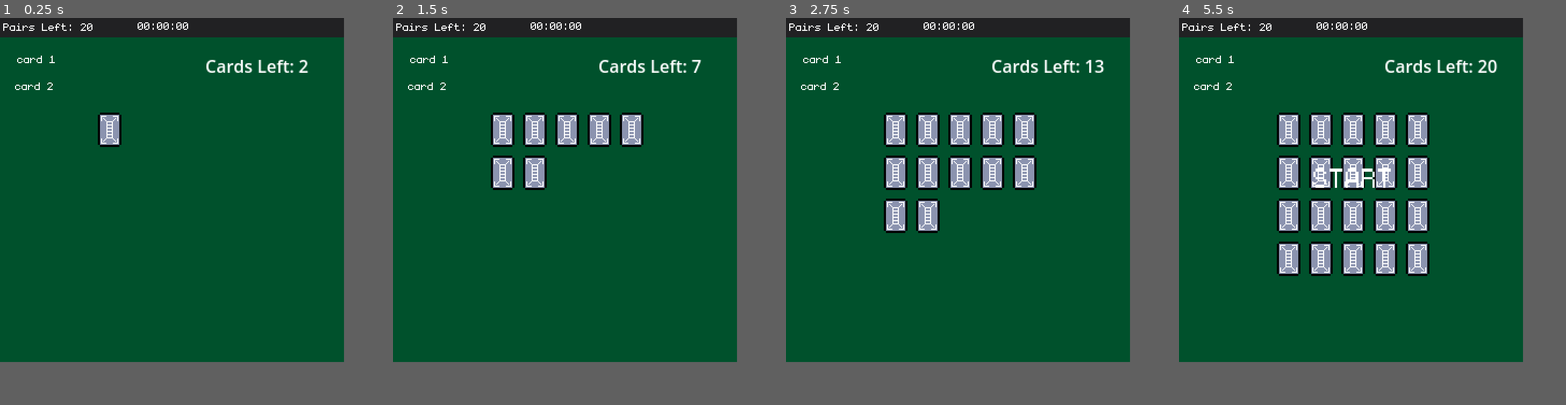
Above: before the commit, frames 1-4 (left to right).
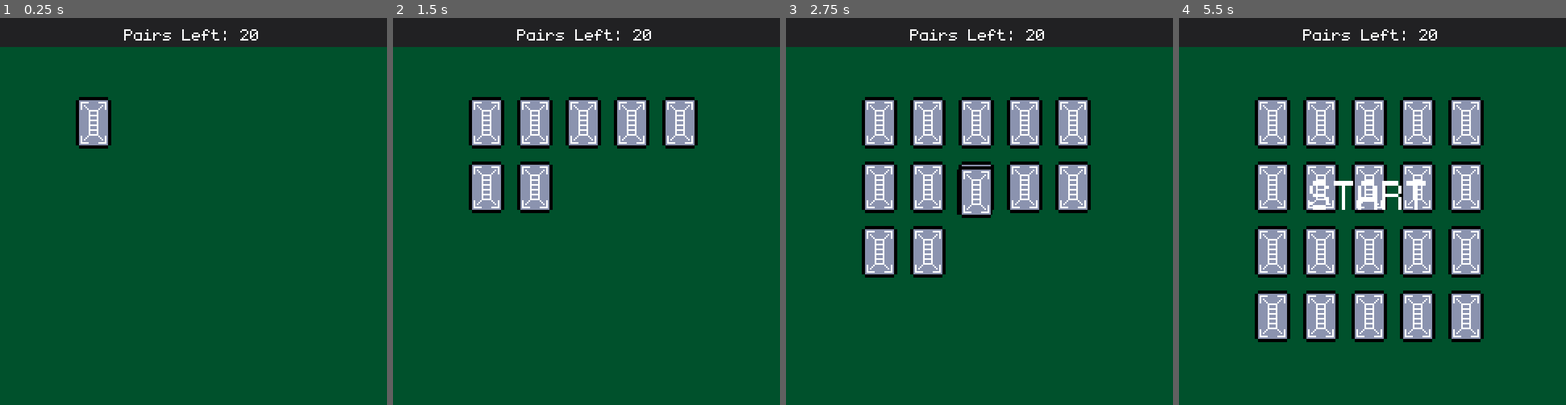
Above: after the commit, the same moments.

Repository: sugarvoid/card-sweeper
Game: Godot game, scene res://game/scene/game.tscn
Same seed, same stepped clock (60 frames per second), same inputs: the game is played once before the commit and once after it. The project has no main scene, so this scene is started directly.
Inputs (mouse positions are in pixels of both pictures, inside the frame that each line leads up to):
- Up to frame 1 (0.25 s): no input
- Up to frame 2 (1.5 s): move the mouse to (501, 130) at 0.52 s; click (501, 130) at 0.67 s; move the mouse to (536, 130) at 1.27 s; click (536, 130) at 1.42 s
- Up to frame 3 (2.75 s): move the mouse to (960, 130) at 2.02 s; click (960, 130) at 2.17 s
- Up to frame 4 (5.5 s): move the mouse to (1384, 130) at 2.77 s; click (1384, 130) at 2.92 s; move the mouse to (1418, 130) at 3.52 s; click (1418, 130) at 3.67 s; move the mouse to (1287, 172) at 4.27 s; click (1287, 172) at 4.42 s; tap Enter at 5 s; move the mouse to (1322, 172) at 5.02 s; click (1322, 172) at 5.17 s
In our replay, the window is 640x640 before the commit and 720x720 after it. These sizes can differ from the game's own. Grey fills any space a smaller window leaves; there, only what the larger window draws over its background counts as a difference.

The runs differ from the first frame. In frame 1, 5.2% of the frame differs, in the area x 0-100%, y 0-34%; in frame 2, 12%; in frame 3, 19%; in frame 4, 29%, in the area x 0-100%, y 0-84%.

Commit message:
Make window smaller and clean up prints

Diff:
--- a/game/scene/game.tscn
+++ b/game/scene/game.tscn
@@ -20,7 +20,7 @@
 "times": PackedFloat32Array(0, 0.7),
 "transitions": PackedFloat32Array(1, 1),
 "update": 0,
-"values": [Vector2(51, -72), Vector2(51, 122)]
+"values": [Vector2(14, -72), Vector2(14, 90)]
 }
 
 [sub_resource type="AnimationLibrary" id="AnimationLibrary_5eqx2"]
@@ -41,6 +41,7 @@
 color = Color(0.129412, 0.129412, 0.137255, 1)
 
 [node name="LblCardsLeft" type="Label" parent="HUD"]
+visible = false
 offset_left = 191.0
 offset_top = 33.0
 offset_right = 278.0
@@ -48,15 +49,18 @@
 text = "Cards Left: "
 
 [node name="LblPairsLeft" type="Label" parent="HUD"]
-offset_left = 3.0
+offset_left = 46.0
 offset_top = 1.0
-offset_right = 150.0
-offset_bottom = 33.0
+offset_right = 193.0
+offset_bottom = 18.0
 theme_override_fonts/font = ExtResource("3_8l6uw")
 theme_override_font_sizes/font_size = 16
 text = "Pairs Left: "
+horizontal_alignment = 1
+vertical_alignment = 1
 
 [node name="LblTimeLeft" type="Label" parent="HUD"]
+visible = false
 offset_left = 79.0
 offset_top = -9.0
 offset_right = 226.0
@@ -68,6 +72,7 @@
 vertical_alignment = 1
 
 [node name="lblCard_1" type="Label" parent="HUD"]
+visible = false
 offset_left = -39.0
 offset_top = 22.0
 offset_right = 108.0
@@ -79,6 +84,7 @@
 vertical_alignment = 1
 
 [node name="lblCard_2" type="Label" parent="HUD"]
+visible = false
 offset_left = -41.0
 offset_top = 47.0
 offset_right = 106.0
@@ -89,10 +95,18 @@
 horizontal_alignment = 1
 vertical_alignment = 1
 
+[node name="GameOverOverlay" type="ColorRect" parent="HUD"]
+visible = false
+modulate = Color(1, 1, 1, 0.85098)
+offset_left = -15.0
+offset_right = 331.0
+offset_bottom = 327.0
+color = Color(0.129412, 0.129412, 0.137255, 1)
+
 [node name="LblGameOver" type="Label" parent="HUD"]
-offset_left = 51.0
+offset_left = 14.0
 offset_top = -72.0
-offset_right = 267.0
+offset_right = 230.0
 offset_bottom = -21.0
 pivot_offset = Vector2(108, 34)
 theme_override_fonts/font = ExtResource("3_8l6uw")
@@ -106,15 +120,15 @@
 }
 
 [node name="BackGround" type="Sprite2D" parent="."]
-position = Vector2(162, 160)
-scale = Vector2(21.875, 20.9375)
+position = Vector2(113, 120.125)
+scale = Vector2(17.125, 17.1094)
 texture = ExtResource("4_7goxy")
 
 [node name="CardManager" type="Node" parent="."]
 script = ExtResource("1_k25xc")
 
 [node name="Graveyard" type="Marker2D" parent="CardManager"]
-position = Vector2(163, -58)
+position = Vector2(115, -76)
 
 [node name="TmrFlipDelay" type="Timer" parent="CardManager"]
 wait_time = 0.5
@@ -123,64 +137,64 @@
 [node name="CardPositions" type="Node" parent="CardManager"]
 
 [node name="0" type="Marker2D" parent="CardManager/CardPositions"]
-position = Vector2(102, 104)
+position = Vector2(58, 65)
 
 [node name="1" type="Marker2D" parent="CardManager/CardPositions"]
-position = Vector2(132, 104)
+position = Vector2(88, 65)
 
 [node name="2" type="Marker2D" parent="CardManager/CardPositions"]
-position = Vector2(162, 104)
+position = Vector2(118, 65)
 
 [node name="3" type="Marker2D" parent="CardManager/CardPositions"]
-position = Vector2(192, 104)
+position = Vector2(148, 65)
 
 [node name="4" type="Marker2D" parent="CardManager/CardPositions"]
-position = Vector2(222, 104)
+position = Vector2(178, 65)
 
 [node name="5" type="Marker2D" parent="CardManager/CardPositions"]
-position = Vector2(102, 144)
+position = Vector2(58, 105)
 
 [node name="6" type="Marker2D" parent="CardManager/CardPositions"]
-position = Vector2(132, 144)
+position = Vector2(88, 105)
 
 [node name="7" type="Marker2D" parent="CardManager/CardPositions"]
-position = Vector2(162, 144)
+position = Vector2(118, 105)
 
 [node name="8" type="Marker2D" parent="CardManager/CardPositions"]
-position = Vector2(192, 144)
+position = Vector2(148, 105)
 
 [node name="9" type="Marker2D" parent="CardManager/CardPositions"]
-position = Vector2(222, 144)
+position = Vector2(178, 105)
 
 [node name="10" type="Marker2D" parent="CardManager/CardPositions"]
-position = Vector2(102, 184)
+position = Vector2(58, 145)
 
 [node name="11" type="Marker2D" parent="CardManager/CardPositions"]
-position = Vector2(132, 184)
+position = Vector2(88, 145)
 
 [node name="12" type="Marker2D" parent="CardManager/CardPositions"]
-position = Vector2(162, 184)
+position = Vector2(118, 145)
 
 [node name="13" type="Marker2D" parent="CardManager/CardPositions"]
-position = Vector2(192, 184)
+position = Vector2(148, 145)
 
 [node name="14" type="Marker2D" parent="CardManager/CardPositions"]
-position = Vector2(222, 184)
+position = Vector2(178, 145)
 
 [node name="15" type="Marker2D" parent="CardManager/CardPositions"]
-position = Vector2(102, 224)
+position = Vector2(58, 185)
 
 [node name="16" type="Marker2D" parent="CardManager/CardPositions"]
-position = Vector2(132, 224)
+position = Vector2(88, 185)
 
 [node name="17" type="Marker2D" parent="CardManager/CardPositions"]
-position = Vector2(162, 224)
+position = Vector2(118, 185)
 
 [node name="18" type="Marker2D" parent="CardManager/CardPositions"]
-position = Vector2(192, 224)
+position = Vector2(148, 185)
 
 [node name="19" type="Marker2D" parent="CardManager/CardPositions"]
-position = Vector2(222, 224)
+position = Vector2(178, 185)
 
 [node name="Cards" type="Node2D" parent="CardManager"]
 
@@ -247,10 +261,10 @@
 [node name="TmrStartGame" type="Timer" parent="CardManager"]
 
 [node name="LblStart" type="Label" parent="CardManager"]
-offset_left = 88.0
-offset_top = 118.0
-offset_right = 236.0
-offset_bottom = 162.0
+offset_left = 44.0
+offset_top = 79.0
+offset_right = 192.0
+offset_bottom = 130.0
 scale = Vector2(1e-05, 1e-05)
 pivot_offset = Vector2(74, 34)
 theme_override_fonts/font = ExtResource("3_8l6uw")
--- a/game/script/card.gd
+++ b/game/script/card.gd
@@ -24,17 +24,11 @@
 var board_position: Vector2
 var is_on_board: bool
 
-func _ready():
-	pass
-	#setup(card_type)
 
 func reset() -> void:
 	self.modulate.a = 225
 	self.is_face_showing = false
 	change_to_back()
-
-func _process(delta):
-	pass
 
 func set_board_position(pos: Vector2):
 	board_position = pos
@@ -79,7 +73,6 @@
 
 func _on_area_2d_input_event(viewport, event, shape_idx):
 	if event is InputEventMouseButton and event.pressed and event.button_index==1:
-		#print(self.card_type)
 		emit_signal("was_clicked", self)
 
 func _on_animation_player_animation_finished(anim_name):
--- a/game/script/card_manager.gd
+++ b/game/script/card_manager.gd
@@ -65,49 +65,31 @@
 		c.setup(randi_range(1,4))
 
 
-#FIXME: Not really working
 func _gen_card_type() -> int:
 	randomize()
 	var roll = randf()
-
-
-
-	print(roll)
+	# print(roll)
 	if roll <= NORMAL_CHANCE:
-		print("normal")
+		#print("normal")
 		return randi_range(1,4)
 	elif roll > NORMAL_CHANCE && roll <= (NORMAL_CHANCE + SKULL_CHANCE):
-		print("skull")
+		#print("skull")
 		return Card.CARD_TYPE.BAD
 	elif roll > (NORMAL_CHANCE + SKULL_CHANCE):
-		print("cross")
+		#print("cross")
 		return Card.CARD_TYPE.CLAEN
-
 	return -99
-
-	#if roll < 0.6: #70% chance
-		#print("normal")
-		#return randi_range(1,4)
-	#elif roll < 0.3: #20% chance
-		#print("skull")
-		#return Card.CARD_TYPE.BAD
-		#
-	#else: #10% chance
-		#print("cross")
-		#return Card.CARD_TYPE.CLAEN
 
 
 func add_a_card_to_borad() -> void:
 	var next_up: Card = graveyard_card.pop_front()
 	cards_on_board.push_back(next_up)
-
 	next_up.setup(_gen_card_type())
 	card_amounts[str(next_up.card_type)] += 1
 	slots[next_up.slot] = true
 	next_up.slide_to_position()
 	next_up.is_on_board = true
 	emit_signal("on_card_amount_change", cards_on_board.size())
-	#update_card_list()
 
 func add_card_to_graveyard(c: Card) -> void:
 	c.reset()
@@ -122,7 +104,6 @@
 		graveyard_card.shuffle()
 		for _x in graveyard_card.size():
 			add_a_card_to_borad()
-	#update_card_list()
 
 func put_cards_facedown() -> void:
 	cards_clicked = 0
@@ -155,16 +136,11 @@
 			can_click = true
 
 func check_cards() -> void:
-	#TODO: Check if cards match
 	cards_clicked = 0
 	if faceup_cards[0].card_type == faceup_cards[1].card_type:
 		print("they match")
 		can_click = false
-		emit_signal("pair_made")
-
 		if faceup_cards[0].card_type == 6:
-			pass
-			#TODO: Remove one skull card
 			for card in cards_on_board:
 				if card.card_type == Card.CARD_TYPE.BAD:
 					card.faceup()
@@ -173,18 +149,10 @@
 					remove_match()
 					return
 		if faceup_cards[0].card_type == 5:
-			#pass
 			emit_signal("on_gameover")
-			#TODO: Player matched skull
 			return
-
-		#TODO: Remove cards from board
 		remove_match()
-		#for card in faceup_cards:
-			#card.fade_away()
-		#faceup_cards.clear()
 		emit_signal("card_flipped_over", faceup_cards)
-
 		await get_tree().create_timer(0.5).timeout
 		can_click = true
 	else:
@@ -195,15 +163,14 @@
 		card.fade_away()
 	faceup_cards.clear()
 
-func remove_card(c: Card) -> void:
-	print(str("remove card: ", c.name))
+#func remove_card(c: Card) -> void:
+	#print(str("remove card: ", c.name))
 
 func _on_tmr_flip_delay_timeout():
 	put_cards_facedown()
 
 
 func _on_tmr_start_game_timeout():
-
 	var tween = get_tree().create_tween()
 	tween.tween_property($LblStart, "scale", Vector2(1,1), 0.8)
 	tween.tween_property($LblStart, "modulate:a", 0, 1)
--- a/game/script/game.gd
+++ b/game/script/game.gd
@@ -4,11 +4,11 @@
 @onready var card_mamager = $CardManager
 
 const NEEDED_PAIRS: int = 20
+
 var pairs_left: int
 
 func _ready():
 	pairs_left = NEEDED_PAIRS
-	print("game ready")
 	card_mamager.connect("on_card_amount_change", HUD.update_cards_left)
 	card_mamager.connect("pair_made", lower_pairs_left)
 	card_mamager.connect("card_flipped_over", HUD.update_card_labels)
@@ -16,10 +16,6 @@
 	HUD.update_cards_left(card_mamager.cards_on_board.size())
 	HUD.update_pair_label(pairs_left)
 
-
-func _process(delta):
-	pass
-
 func lower_pairs_left() -> void:
 	pairs_left -= 1
 	HUD.update_pair_label(pairs_left)
--- a/game/script/hud.gd
+++ b/game/script/hud.gd
@@ -5,10 +5,7 @@
 
 
 func _ready():
-	pass # Replace with function body.
-
-func _process(delta):
-	pass
+	$GameOverOverlay.hide()
 
 func update_cards_left(num:int) -> void:
 	lbl_cards_left.text = str("Cards Left: ", num)
@@ -26,4 +23,5 @@
 		$lblCard_2.text = str("Card 2: ", cards[1].name)
 
 func show_game_over() -> void:
+	$GameOverOverlay.show()
 	$AnimationPlayer.play("drop_gameover")
--- a/project.godot
+++ b/project.godot
@@ -16,8 +16,8 @@
 
 [display]
 
-window/size/viewport_width=320
-window/size/viewport_height=320
+window/size/viewport_width=240
+window/size/viewport_height=240
 window/size/window_width_override=640
 window/size/window_height_override=640
 window/stretch/mode="viewport"
